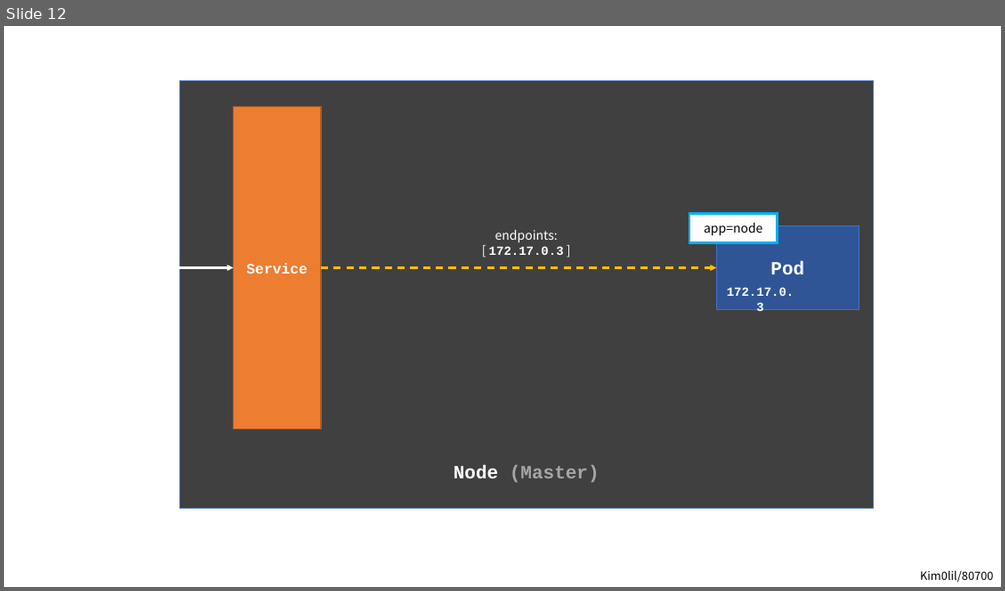
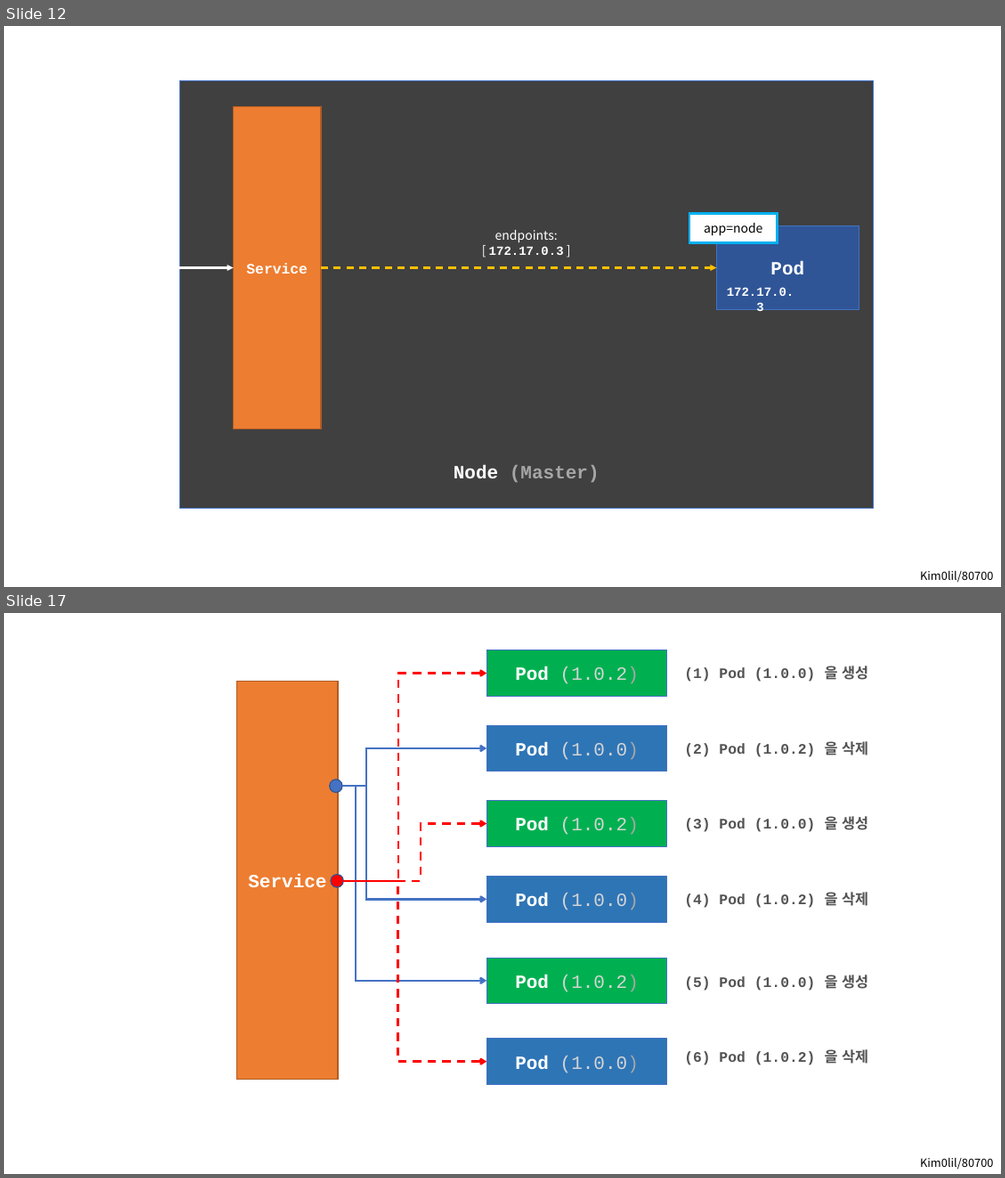
Before and after one commit to kim0lil/80700, a slide deck: assets/images.pptx. Shown one above the other, each under a label of ours: slide 12 before the commit, slides 12 and 17 after it; the slides between them are not shown. The pictures are 1005x591 and 1005x1178 pixels, drawn with LibreOffice and Linux fonts; fonts in the diff are those of the drawing. Boxes give left, top, right and bottom in pixels: in the first picture for what was removed or moved away, otherwise in the second. Text is boxed around its words. In the diff, an @@ line names an element or a change of style, - is before the commit and + after.

```diff
--- a/assets/images.pptx
+++ b/assets/images.pptx
@@ slide 17 added at (4,613,1001,1174), background #FFFFFF @@
@@ group added at (237,650,868,1084): 7 rectangles, 6 elbow arrows, 6 texts, 2 ellipses @@
+Pod (1.0.2)
+Service
+Pod (1.0.2)
+Pod (1.0.2)
+Pod (1.0.0)
+Pod (1.0.0)
+Pod (1.0.0)
+(1) Pod (1.0.0) 을 생성
+(2) Pod (1.0.2) 을 삭제
+(3) Pod (1.0.0) 을 생성
+(4) Pod (1.0.2) 을 삭제
+(5) Pod (1.0.0) 을 생성
+(6) Pod (1.0.2) 을 삭제
@@ text added at (920,1157,993,1169), 11 pt, text #000000 @@
+Kim0lil/80700
```
Also in this commit, not shown: 1 slide changed, 3 other slides added, 34 other files.
